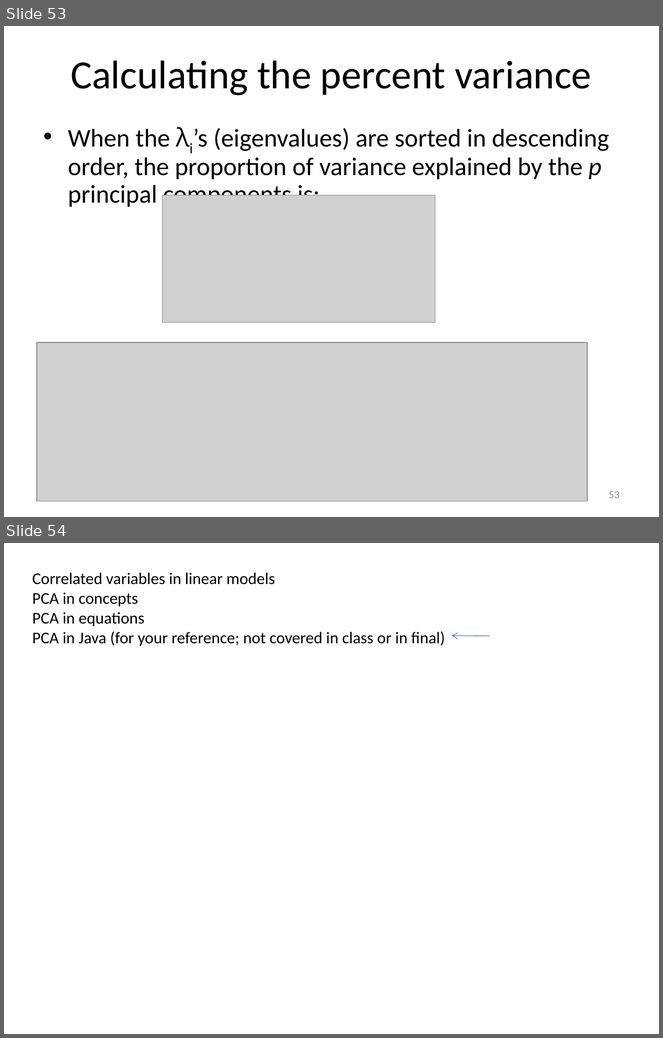
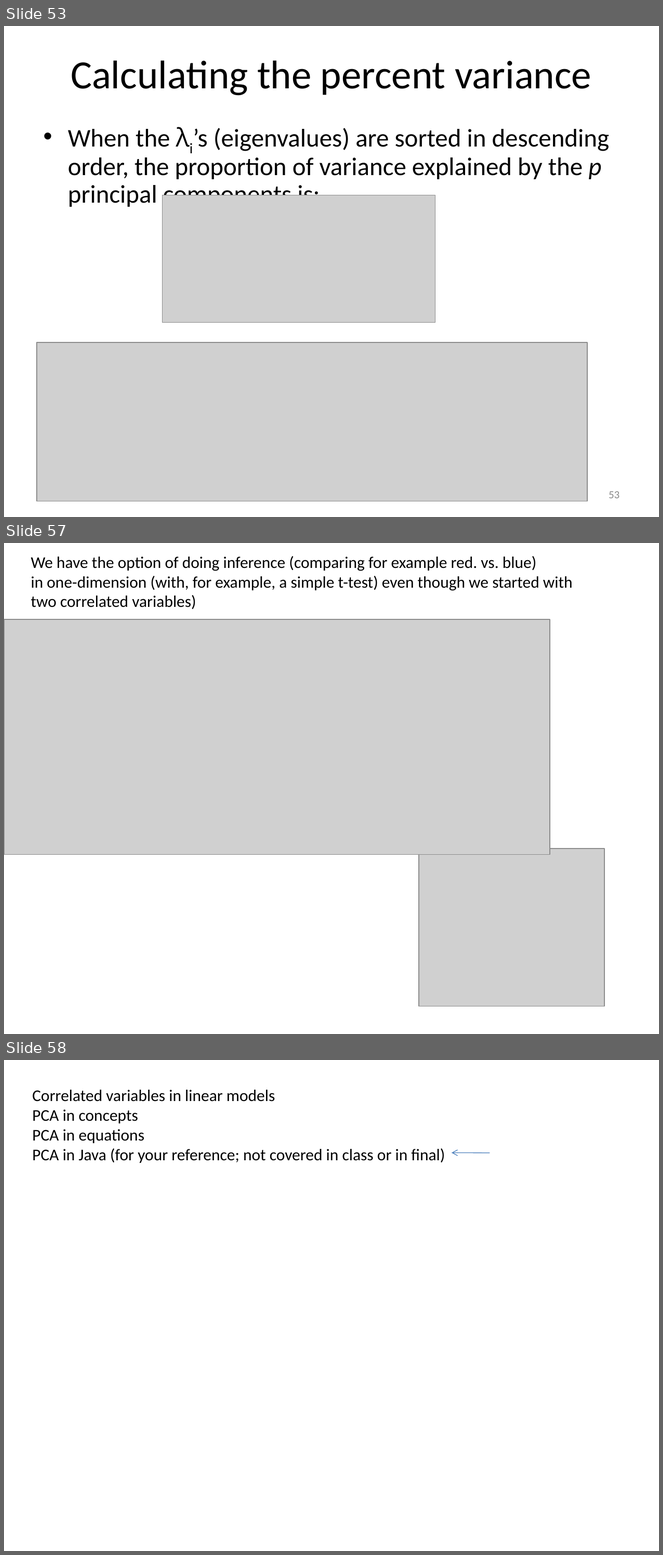
Before and after one commit to afodor/afodor.github.io, a slide deck: classes/stats2018/Lecture17.pptx. Shown one above the other, each under a label of ours: slides 53 and 54 before the commit, slides 53, 57 and 58 after it; the slides between them are not shown. The pictures are 663x1038 and 663x1555 pixels, drawn with LibreOffice and Linux fonts; fonts in the diff are those of the drawing; grey boxes stand for pictures. Boxes give left, top, right and bottom in pixels: in the first picture for what was removed or moved away, otherwise in the second. Text is boxed around its words. In the diff, an @@ line names an element or a change of style, - is before the commit and + after.

```diff
--- a/classes/stats2018/Lecture17.pptx
+++ b/classes/stats2018/Lecture17.pptx
@@ slide 57 added at (x1=4, y1=543, x2=659, y2=1034), background #FFFFFF @@
@@ text added at (x1=31, y1=556, x2=573, y2=609), 18 pt, text #000000 @@
+We have the option of doing inference (comparing for example red. vs. blue)
+in one-dimension (with, for example, a simple t-test) even though we started with
+two correlated variables)
@@ picture added at (x1=4, y1=619, x2=550, y2=855) @@
@@ picture added at (x1=419, y1=849, x2=604, y2=1007) @@
@@ what was slide 54 is now slide 58 @@
```
Also in this commit, not shown: 3 other slides added.
